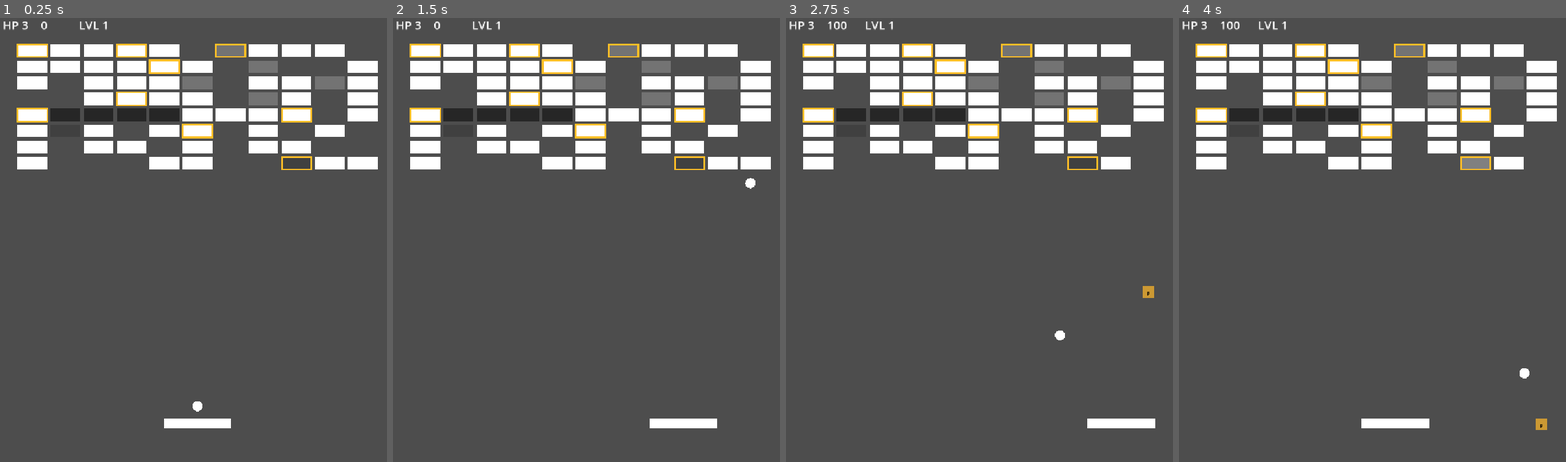
Above: before the commit, frames 1-4 (left to right).
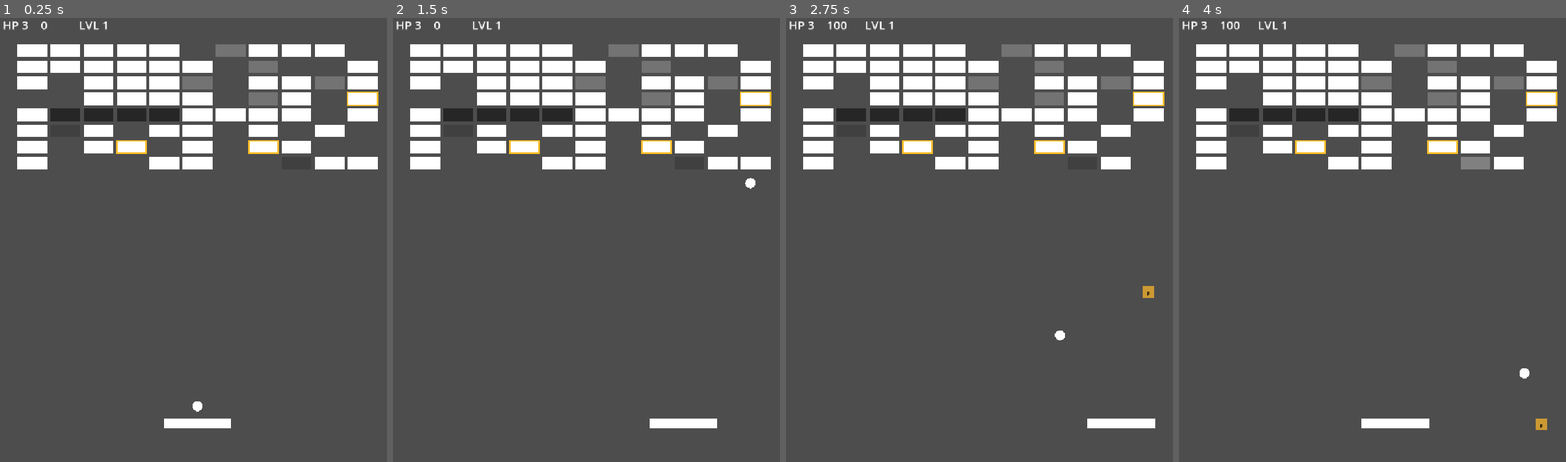
Above: after the commit, the same moments.

Repository: Ardarik421/arkanoid
Game: Godot game, scene res://scenes/main.tscn
Two runs of this game, one before a commit and one after it. Both use one fixed random seed, a clock stepped at 60 frames per second and the inputs below. The project has no main scene, so this scene is started directly.
Inputs (mouse positions are in pixels of both pictures, inside the frame that each line leads up to):
- Up to frame 1 (0.25 s): no input
- Up to frame 2 (1.5 s): tap Enter at 0.5 s; move the mouse to (679, 213) at 0.52 s; hold D (move_right) 0.53-1.28 s; tap Space (launch_ball) at 0.6, 1.35 s; move the mouse to (509, 257) at 1.27 s; hold A (move_left) from 1.28 s (still down)
- Up to frame 3 (2.75 s): move the mouse to (1025, 137) at 2.02 s; release A (move_left) at 2.03 s; hold D (move_right) from 2.03 s (still down); tap Space (launch_ball) at 2.1 s
- Up to frame 4 (4 s): move the mouse to (1357, 328) at 2.77 s; tap Space (launch_ball) at 2.85, 3.6 s; move the mouse to (1500, 306) at 3.52 s; release D (move_right) at 3.53 s; hold A (move_left) from 3.53 s (still down)

The runs differ from the first frame. In frame 1, 0.9% of the frame differs, in the area x 4-98%, y 5-35%; in frame 2, 0.9%; in frame 3, 0.9%; in frame 4, 0.9%.

Commit message:
Control bonus brick count per level

Diff:
--- a/scenes/brick.gd
+++ b/scenes/brick.gd
@@ -12,15 +12,49 @@
 @export var indestructible: bool = false
 var guaranteed_bonus: bool = false
 
-const BONUS_BRICK_CHANCE: float = 0.10
+const BONUS_BRICKS_PER_LEVEL: int = 3
+const BONUS_ASSIGNMENT_META: StringName = &"bonus_assignment_scheduled"
 
 var is_destroyed: bool = false
 
 func _ready():
-	if not indestructible:
-		guaranteed_bonus = randf() < BONUS_BRICK_CHANCE
+	queue_redraw()
 
-	queue_redraw()
+	var bricks_parent = get_parent()
+
+	if not bricks_parent.has_meta(BONUS_ASSIGNMENT_META):
+		bricks_parent.set_meta(BONUS_ASSIGNMENT_META, true)
+		call_deferred("_assign_bonus_bricks")
+
+func _assign_bonus_bricks():
+	var bricks_parent = get_parent()
+
+	if not is_instance_valid(bricks_parent):
+		return
+
+	var candidates: Array = []
+
+	for brick in bricks_parent.get_children():
+		if not is_instance_valid(brick):
+			continue
+
+		if brick.indestructible:
+			continue
+
+		brick.guaranteed_bonus = false
+		candidates.append(brick)
+
+	candidates.shuffle()
+
+	var bonus_count = min(BONUS_BRICKS_PER_LEVEL, candidates.size())
+
+	for index in range(bonus_count):
+		candidates[index].guaranteed_bonus = true
+
+	for brick in candidates:
+		brick.queue_redraw()
+
+	bricks_parent.remove_meta(BONUS_ASSIGNMENT_META)
 
 func _draw():
 	var rect = Rect2(
